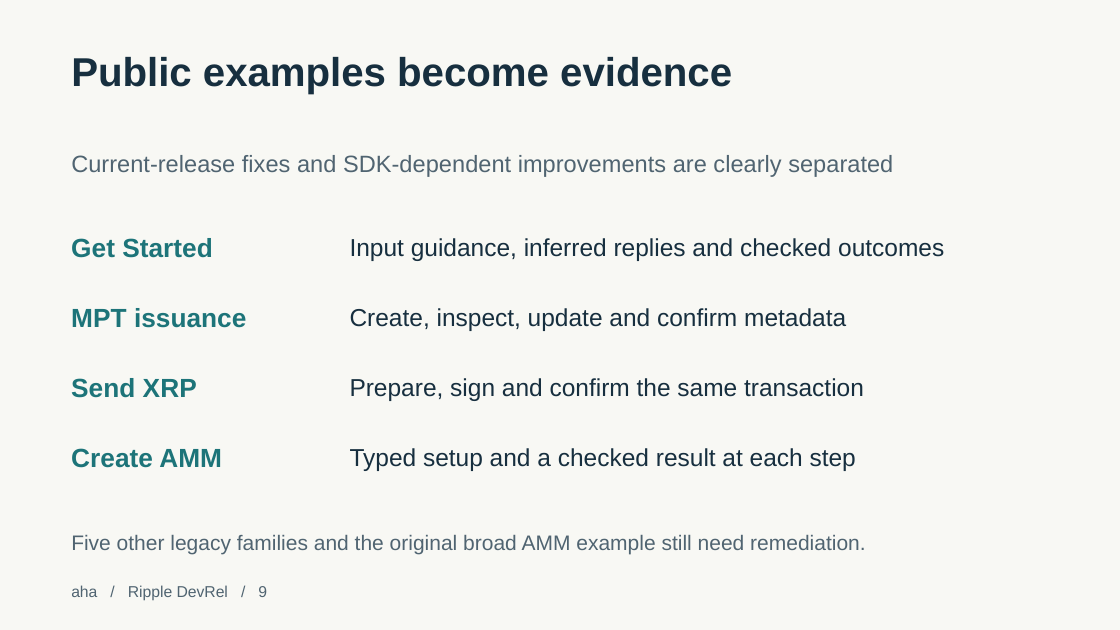
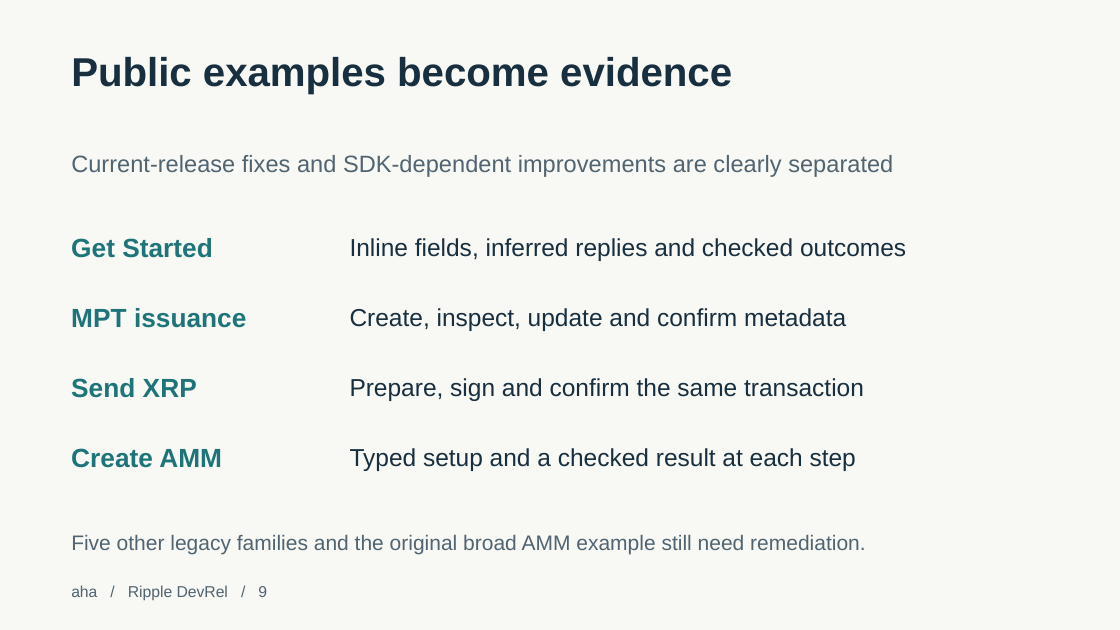
Before and after one commit to theahaco/xrpl.js, a slide deck: slide 9 of devx-audit/output/xrpl-devx-walkthrough.pptx. Drawn at 1120x630 pixels with LibreOffice and Linux fonts; fonts in the diff are those of the drawing. Boxes give left, top, right and bottom in pixels: in the first picture for what was removed or moved away, otherwise in the second. Text is boxed around its words. In the diff, an @@ line names an element or a change of style, - is before the commit and + after.

```diff
--- a/devx-audit/output/xrpl-devx-walkthrough.pptx
+++ b/devx-audit/output/xrpl-devx-walkthrough.pptx
@@ text at bbox=[350, 238, 906, 261]: text changed @@
-Input guidance, inferred replies and checked outcomes
+Inline fields, inferred replies and checked outcomes
```
Also in this commit, not shown: 1 other slide changed, 18 other files.
